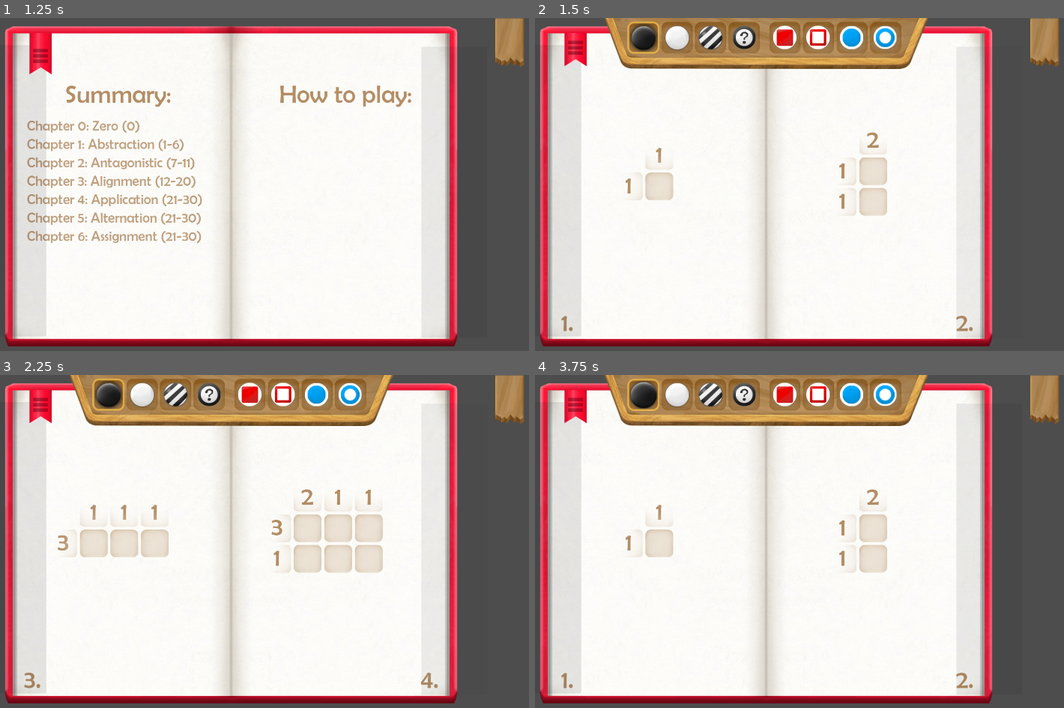
Above: before the commit, frames 1-4 (two rows, left to right).
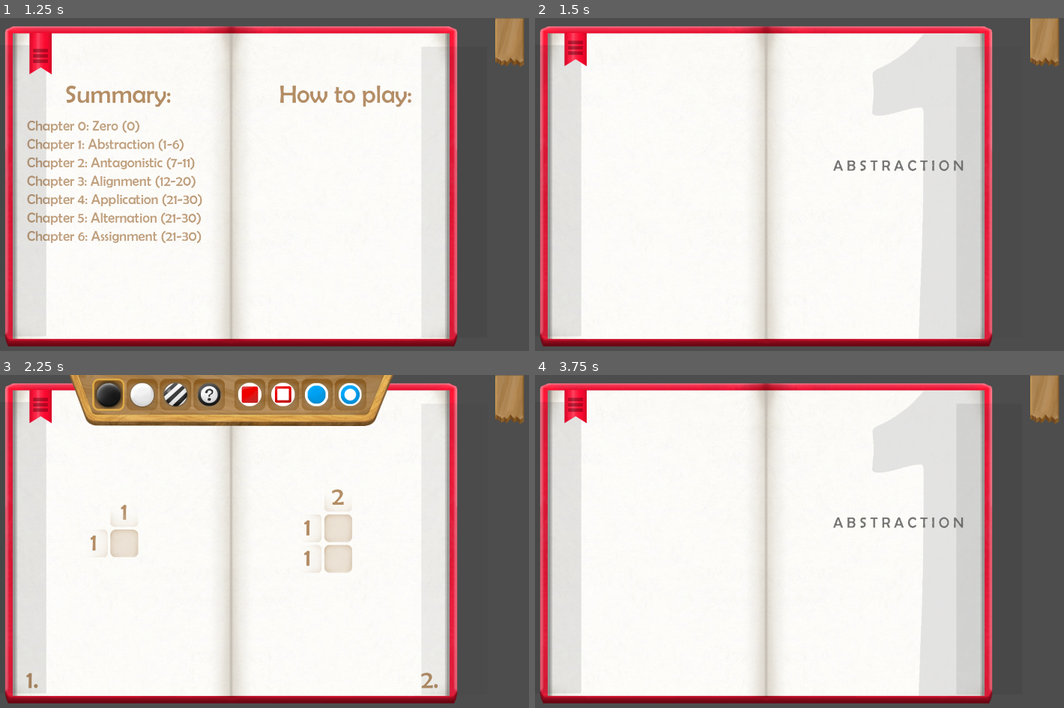
Above: after the commit, the same moments.

Repository: kaileythealien/nonagram
Game: Godot game, scene res://Table.tscn
The game is run twice, just before and just after one commit, with the same random seed, the same clock (stepped at 60 frames per second) and the same inputs.
Inputs (mouse positions are in pixels of both pictures, inside the frame that each line leads up to):
- Up to frame 1 (1.25 s): click (42, 54) at 0.5 s
- Up to frame 2 (1.5 s): click (989, 191) at 1.25 s
- Up to frame 3 (2.25 s): click (454, 548) at 2 s
- Up to frame 4 (3.75 s): click (545, 548) at 2.75 s; click (646, 394) at 3.52 s

Frame 1 is identical in both runs. In frame 2, 15% of the frame differs, in the area x 4-83%, y 0-97%; in frame 3, 3.0%; in frame 4, 15%.
Error in both runs: Attempt to call function 'get_as_text' in base 'null instance' on a null instance. (res://Scripts/save_system.gd:14)

Commit message:
Added comments (#) and secret levels (!) to book definition txt

Diff:
--- /dev/null
+++ b/Pages/BookA/_Vertex1_page.tscn
@@ -0,0 +1,25 @@
+[gd_scene format=3 uid="uid://d2ygm10v5h3da"]
+
+[ext_resource type="Script" uid="uid://b3n50net0ykln" path="res://Scripts/Page.gd" id="1_sr0ml"]
+[ext_resource type="Texture2D" uid="uid://bputldnents3h" path="res://Sprites/book stuff/page.png" id="2_o8w07"]
+[ext_resource type="Texture2D" uid="uid://2upsrcx1syyr" path="res://Sprites/book stuff/vertex/Vertex1.png" id="3_ph5am"]
+
+[node name="Page" type="Node2D" unique_id=1566188694]
+script = ExtResource("1_sr0ml")
+page_number = 1
+
+[node name="Camera2D" type="Camera2D" parent="." unique_id=1419383332]
+
+[node name="LeftPage" type="Sprite2D" parent="." unique_id=1644814259]
+texture = ExtResource("2_o8w07")
+offset = Vector2(-364, 0)
+flip_h = true
+
+[node name="RightPage" type="Sprite2D" parent="." unique_id=143123537]
+texture = ExtResource("2_o8w07")
+offset = Vector2(364, 0)
+
+[node name="Vertex0" type="Sprite2D" parent="RightPage" unique_id=1089849744]
+self_modulate = Color(1, 1, 1, 0.5372549)
+texture = ExtResource("3_ph5am")
+offset = Vector2(342.965, 0)
--- /dev/null
+++ b/Pages/BookA/_Vertex2_lock_page.tscn
@@ -0,0 +1,27 @@
+[gd_scene format=3 uid="uid://ci5a2a2jyl4pe"]
+
+[ext_resource type="Script" uid="uid://b3n50net0ykln" path="res://Scripts/Page.gd" id="1_o66iy"]
+[ext_resource type="Texture2D" uid="uid://bputldnents3h" path="res://Sprites/book stuff/page.png" id="2_rt045"]
+[ext_resource type="Texture2D" uid="uid://r501e762mtp0" path="res://Sprites/book stuff/vertex/Vertex2.png" id="3_34p05"]
+
+[node name="Page" type="Node2D" unique_id=1566188694]
+script = ExtResource("1_o66iy")
+page_number = 1
+
+[node name="Camera2D" type="Camera2D" parent="." unique_id=1419383332]
+
+[node name="LeftPage" type="Sprite2D" parent="." unique_id=1644814259]
+texture = ExtResource("2_rt045")
+offset = Vector2(-364, 0)
+flip_h = true
+
+[node name="RightPage" type="Sprite2D" parent="." unique_id=143123537]
+texture = ExtResource("2_rt045")
+offset = Vector2(364, 0)
+
+[node name="Vertex0" type="Sprite2D" parent="RightPage" unique_id=1089849744]
+self_modulate = Color(1, 1, 1, 0.5372549)
+position = Vector2(0, -1.9999697)
+scale = Vector2(1, 1.0040984)
+texture = ExtResource("3_34p05")
+offset = Vector2(342.965, 0)
--- /dev/null
+++ b/Pages/BookA/_Vertex2_page.tscn
@@ -0,0 +1,25 @@
+[gd_scene format=3 uid="uid://cdkyb1ekhrobx"]
+
+[ext_resource type="Script" uid="uid://b3n50net0ykln" path="res://Scripts/Page.gd" id="1_8k5i7"]
+[ext_resource type="Texture2D" uid="uid://bputldnents3h" path="res://Sprites/book stuff/page.png" id="2_3q0ql"]
+[ext_resource type="Texture2D" uid="uid://r501e762mtp0" path="res://Sprites/book stuff/vertex/Vertex2.png" id="3_8k5i7"]
+
+[node name="Page" type="Node2D" unique_id=1566188694]
+script = ExtResource("1_8k5i7")
+page_number = 1
+
+[node name="Camera2D" type="Camera2D" parent="." unique_id=1419383332]
+
+[node name="LeftPage" type="Sprite2D" parent="." unique_id=1644814259]
+texture = ExtResource("2_3q0ql")
+offset = Vector2(-364, 0)
+flip_h = true
+
+[node name="RightPage" type="Sprite2D" parent="." unique_id=143123537]
+texture = ExtResource("2_3q0ql")
+offset = Vector2(364, 0)
+
+[node name="Vertex0" type="Sprite2D" parent="RightPage" unique_id=2055601373]
+self_modulate = Color(1, 1, 1, 0.5372549)
+texture = ExtResource("3_8k5i7")
+offset = Vector2(342.965, 0)
--- /dev/null
+++ b/Pages/BookA/__error.tscn
@@ -0,0 +1,41 @@
+[gd_scene format=3 uid="uid://dfhm4t8hmh57p"]
+
+[ext_resource type="Script" uid="uid://b3n50net0ykln" path="res://Scripts/Page.gd" id="1_2qhpj"]
+[ext_resource type="Texture2D" uid="uid://bputldnents3h" path="res://Sprites/book stuff/page.png" id="2_2qhpj"]
+[ext_resource type="FontFile" uid="uid://wkf0inhs4yts" path="res://BRLNSR.TTF" id="3_1kgrb"]
+
+[sub_resource type="LabelSettings" id="LabelSettings_akujc"]
+font = ExtResource("3_1kgrb")
+font_size = 80
+
+[node name="ATitle" type="Node2D" unique_id=1566188694]
+script = ExtResource("1_2qhpj")
+
+[node name="Camera2D" type="Camera2D" parent="." unique_id=1419383332]
+
+[node name="RightPage" type="Sprite2D" parent="." unique_id=1644814259]
+texture = ExtResource("2_2qhpj")
+offset = Vector2(364, 0)
+
+[node name="Summary Text" type="Label" parent="RightPage" unique_id=195551516]
+modulate = Color(0.50980395, 0.25490198, 0, 0.5882353)
+anchors_preset = -1
+anchor_left = -0.47100002
+anchor_top = 0.21200001
+anchor_right = -0.47100002
+anchor_bottom = 0.21200001
+offset_left = 391.888
+offset_top = -608.24
+offset_right = 1041.888
+offset_bottom = -509.24
+grow_horizontal = 2
+grow_vertical = 2
+text = "Error Loading Page"
+label_settings = SubResource("LabelSettings_akujc")
+horizontal_alignment = 1
+
+[node name="LeftPage" type="Sprite2D" parent="." unique_id=143123537]
+position = Vector2(-383.99994, 0)
+scale = Vector2(1, 0.99)
+texture = ExtResource("2_2qhpj")
+flip_h = true
--- a/Scripts/get_page_controller.gd
+++ b/Scripts/get_page_controller.gd
@@ -1,23 +1,53 @@
 class_name GetPageController extends Node
 
 var all_pages_array: PackedStringArray
+var all_pages_array_definitions_only: PackedStringArray
 var all_pages_text: String
 
 func _ready():
 	ChangeBook("A")
 
 func ChangeBook(id: String):
-	var file = FileAccess.open("res://Scripts/BOOK_" + id + ".txt", FileAccess.READ)
+	var file: FileAccess = FileAccess.open("res://Scripts/BOOK_" + id + ".txt", FileAccess.READ)
 	all_pages_text = file.get_as_text()
-	all_pages_array = all_pages_text.split("\n")
+	var all_pages_array_temp: PackedStringArray = all_pages_text.split("\n")
+
+	#CREATE THE ARRAYS
+
+	for page_line in all_pages_array_temp.size():
+		var the_text_in_question: String = all_pages_array_temp[page_line-1]
+
+		if the_text_in_question.begins_with("!"):
+			all_pages_array_definitions_only.append(the_text_in_question)
+			continue
+		elif the_text_in_question.begins_with("#") or the_text_in_question == "":
+			continue
+
+		all_pages_array.append(the_text_in_question)
+
+#TODO: MAKE IT SO IF YOU GO ABOVE PAGE NUM IT RETURNS TO LAST PAGE
 
 func GetPathFromID(id: int = 0) -> String:
+	if id < 0 or id > all_pages_array.size()+1:
+		#temporary solution
+		return all_pages_array[1].split(" = ")[0]
 	return all_pages_array[id].split(" = ")[0]
 
 func GetPathByDefinition(id: String = "1") -> Array:
-	print(">" + id + "<")
-	var def_at: int = all_pages_text.find(">" + id + "<")
-	print(def_at)
-	var def_at_line: int = all_pages_text.count("\n",0,def_at)
-	var path_to_page: String = all_pages_array[def_at_line].split(" = ")[0]
-	return [path_to_page,def_at_line]
+	var def_at: int
+	var path_to_page: String
+
+	id = id.replace(" ","")
+
+	for index in all_pages_array_definitions_only.size():
+		if all_pages_array_definitions_only[index-1].findn(">" + id + "<") != -1:
+			path_to_page = all_pages_array_definitions_only[index-1].split(" = ")[0].right(-1)
+			return [path_to_page,1000+index]
+	for index in all_pages_array.size():
+		if all_pages_array[index-1].findn(">" + id + "<") != -1:
+			def_at = index-1
+			path_to_page = all_pages_array[index-1].split(" = ")[0]
+			return [path_to_page,def_at]
+
+	push_warning("UNKNOWN DEFINITION: \"" + id + "\"")
+	return ["res://Pages/BookA/__error.tscn",0]
--- a/Scripts/table.gd
+++ b/Scripts/table.gd
@@ -50,6 +50,8 @@
 
 	var arr: Array = get_page_controller.GetPathByDefinition(to_def)
 
+	# NOT LET GO TO SAME ROOM
+	if arr[1] == currentPage: return
 	# NOT LET GO TO SOME BS UNDEFINES NUMBER
 	if arr[1] == 0: return
 
--- a/Table.tscn
+++ b/Table.tscn
@@ -31,7 +31,6 @@
 
 [node name="SaveSystem" type="Node" parent="." unique_id=1598363851]
 script = ExtResource("3_gmrki")
-do_save = true
 
 [node name="SaveSolutions" type="Node" parent="." unique_id=1901064726]
 
Not shown, changed: Scripts/BOOK_A.txt
Binary file added: Sprites/book stuff/vertex/Vertex0.png
Not shown, added: Sprites/book stuff/vertex/Vertex0.png.import
Binary file added: Sprites/book stuff/vertex/Vertex1.png
Not shown, added: Sprites/book stuff/vertex/Vertex1.png.import
Binary file added: Sprites/book stuff/vertex/Vertex2.png
Not shown, added: Sprites/book stuff/vertex/Vertex2.png.import
